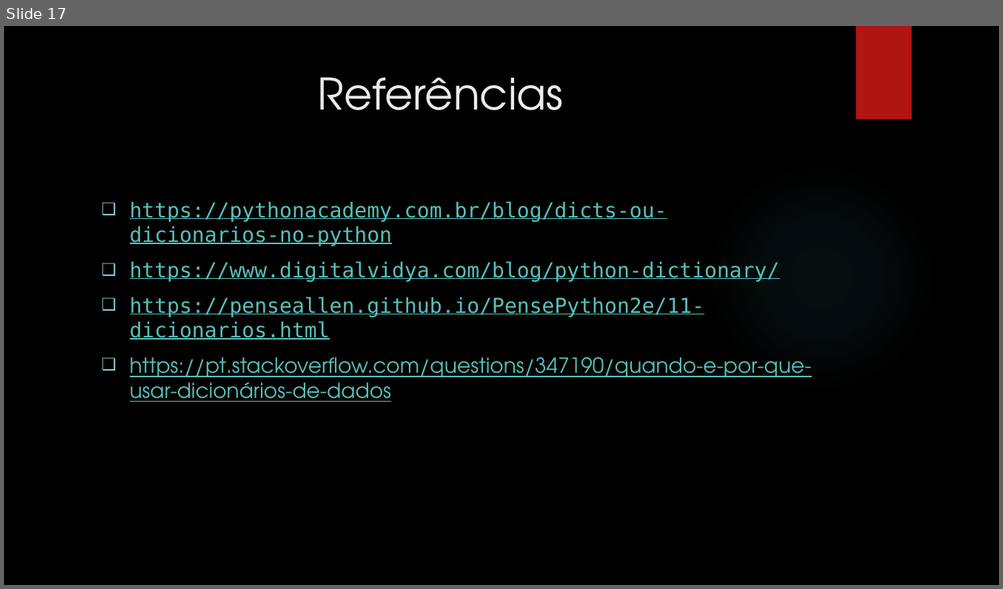
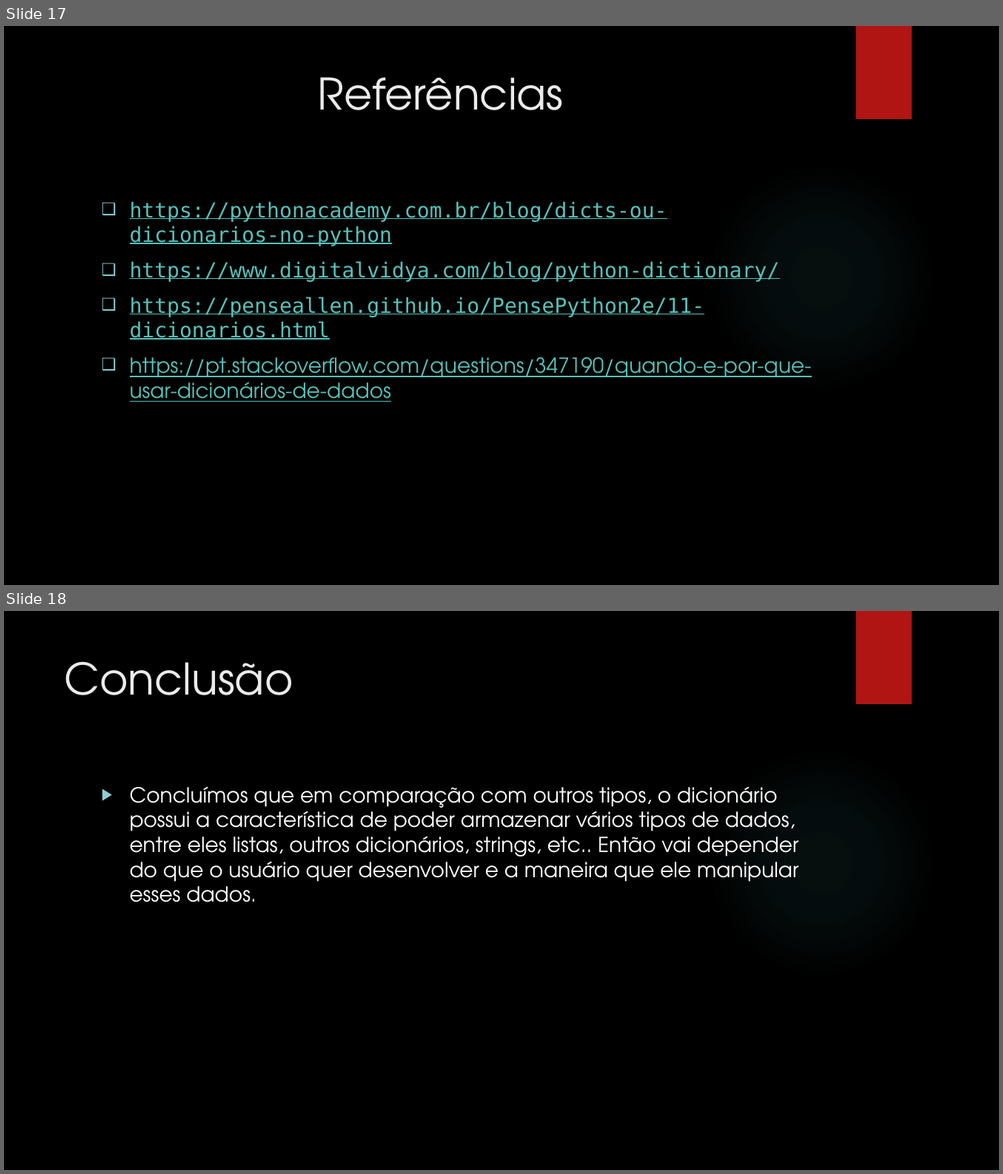
Before and after one commit to redejk/UGB_SI, a slide deck: 1/Projeto de Desenvolvimento de Algoritmos/N2/Trabalho/Dicionários python.pptx. Shown one above the other, each under a label of ours: slide 17 before the commit, slides 17 and 18 after it. The pictures are 1003x589 and 1003x1174 pixels, drawn with LibreOffice and Linux fonts; fonts in the diff are those of the drawing; background and template pictures are left out. Boxes give left, top, right and bottom in pixels: in the first picture for what was removed or moved away, otherwise in the second. Text is boxed around its words. In the diff, an @@ line names an element or a change of style, - is before the commit and + after.

```diff
--- a/1/Projeto de Desenvolvimento de Algoritmos/N2/Trabalho/Dicionários python.pptx
+++ b/1/Projeto de Desenvolvimento de Algoritmos/N2/Trabalho/Dicionários python.pptx
@@ slide 18 added at (4, 611, 999, 1170), background picture (left out); not listed: 2 template elements that a slide beside it also shows @@
@@ title added at (64, 661, 293, 695), 42 pt, text #EBEBEB @@
+Conclusão
@@ text added at (130, 786, 799, 903), 20 pt, text #FFFFFF @@
+▶ Concluímos que em comparação com outros tipos, o dicionário possui a característica de poder armazenar vários tipos de dados, entre eles listas, outros dicionários, strings, etc.. Então vai depender do que o usuário quer desenvolver e a maneira que ele manipular esses dados.
```
Also in this commit, not shown: 2 slides changed, 2 other files.
